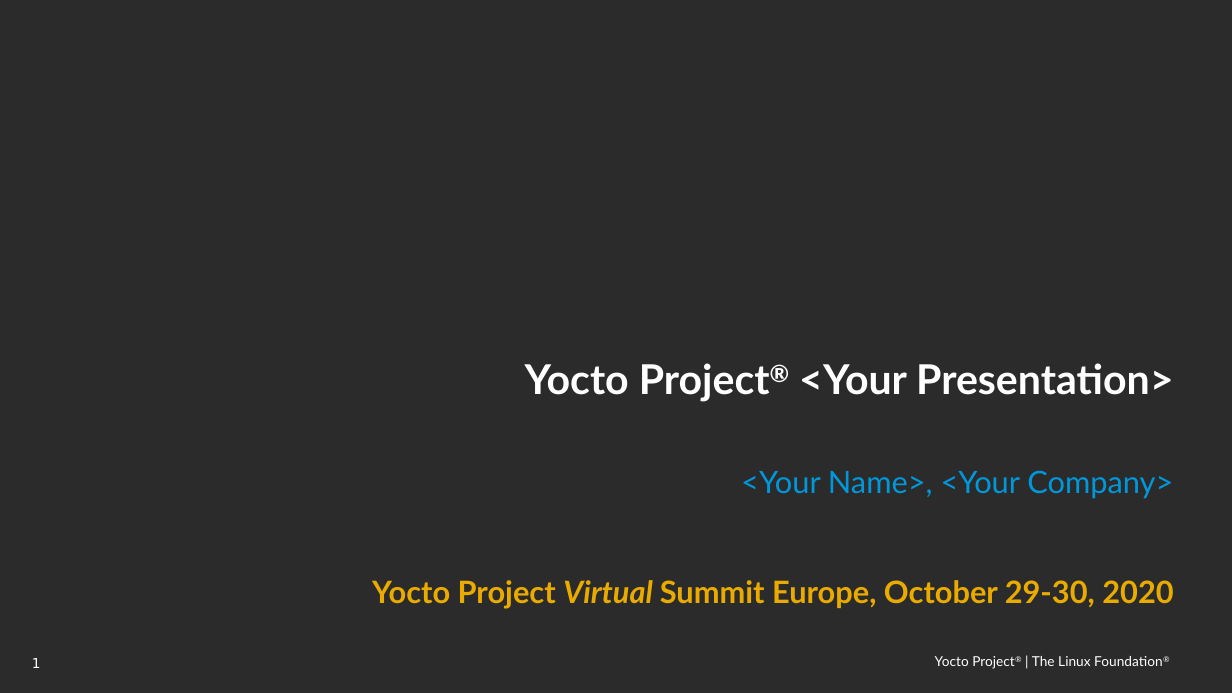
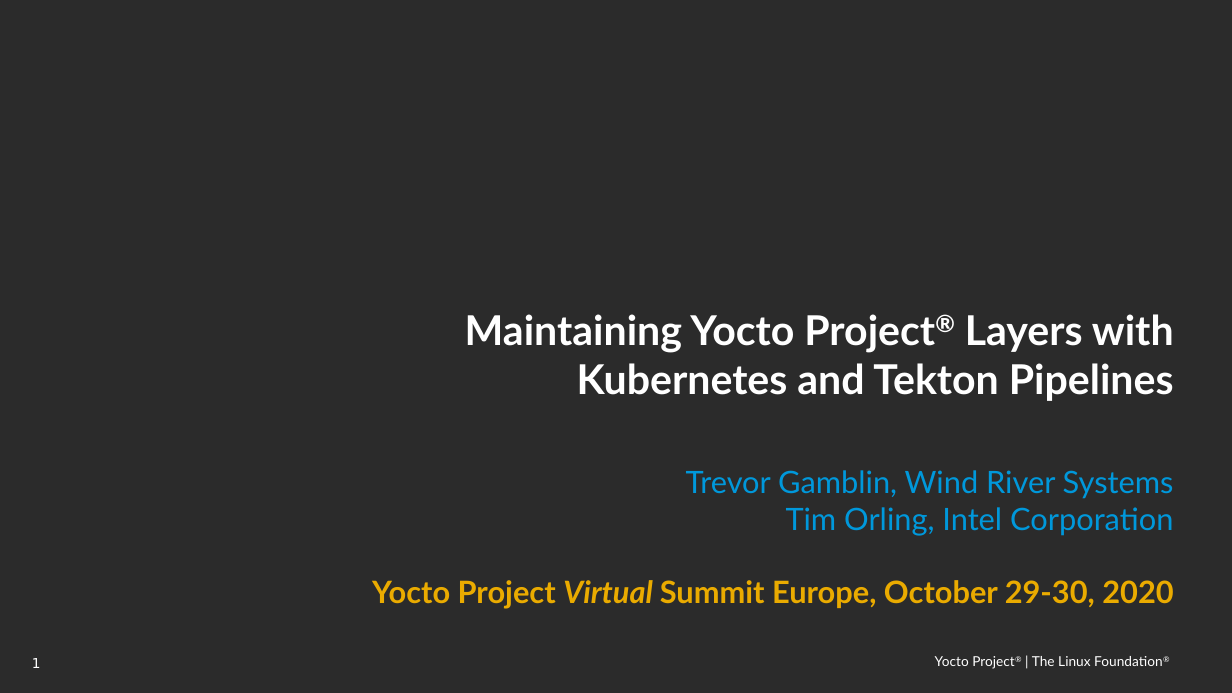
Before and after one commit to threexc/yocto-tekton, a slide deck: slide 1 of yddtalk/YP_DevDay_k8s_tekton.odp. Drawn at 1232x693 pixels with LibreOffice and Linux fonts; fonts in the diff are those of the drawing; background and template pictures are left out; a plain dark background stands for a picture behind light text. Boxes give left, top, right and bottom in pixels: in the first picture for what was removed or moved away, otherwise in the second. Text is boxed around its words. In the diff, an @@ line names an element or a change of style, - is before the commit and + after.

```diff
--- a/yddtalk/YP_DevDay_k8s_tekton.odp
+++ b/yddtalk/YP_DevDay_k8s_tekton.odp
@@ title at bbox=[465, 314, 1174, 401]: text changed @@
-Yocto Project® <Your Presentation>
+Maintaining Yocto Project® Layers with Kubernetes and Tekton Pipelines
@@ subtitle at bbox=[686, 470, 1174, 536]: text changed @@
-<Your Name>, <Your Company>
+Trevor Gamblin, Wind River Systems
+Tim Orling, Intel Corporation
```
Also in this commit, not shown: 5 slides added, 1 slide removed.
